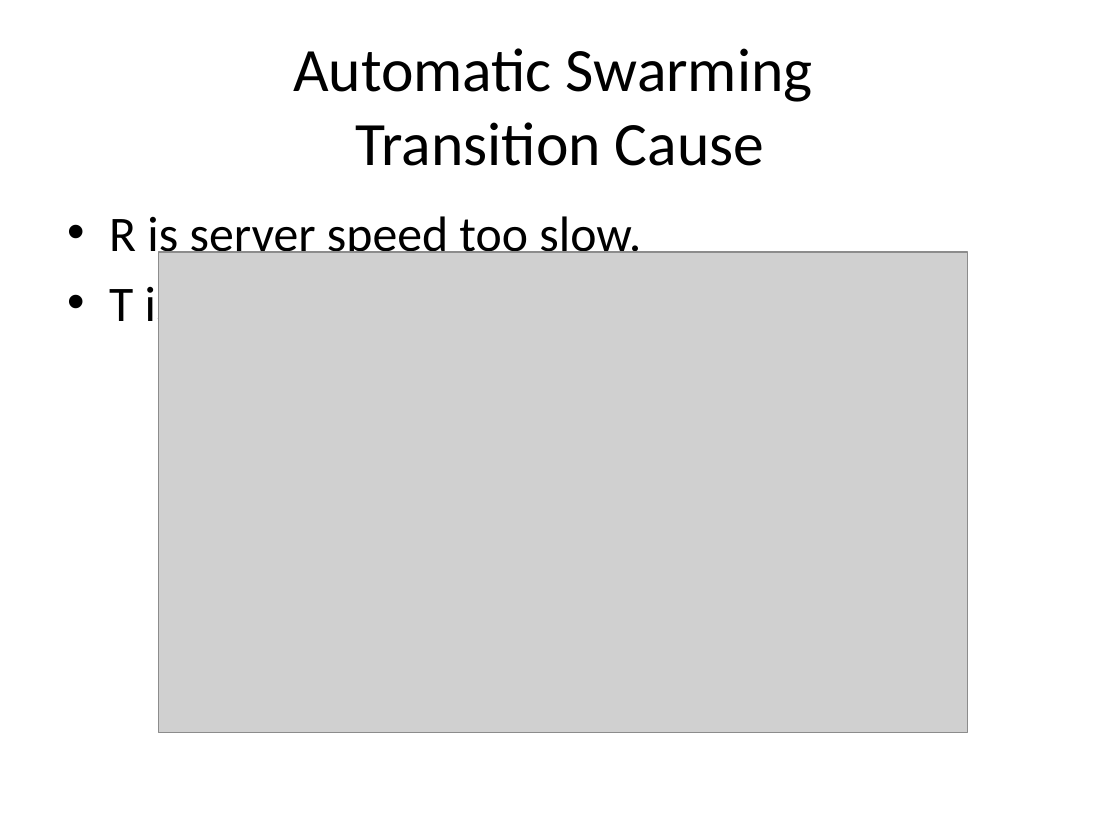
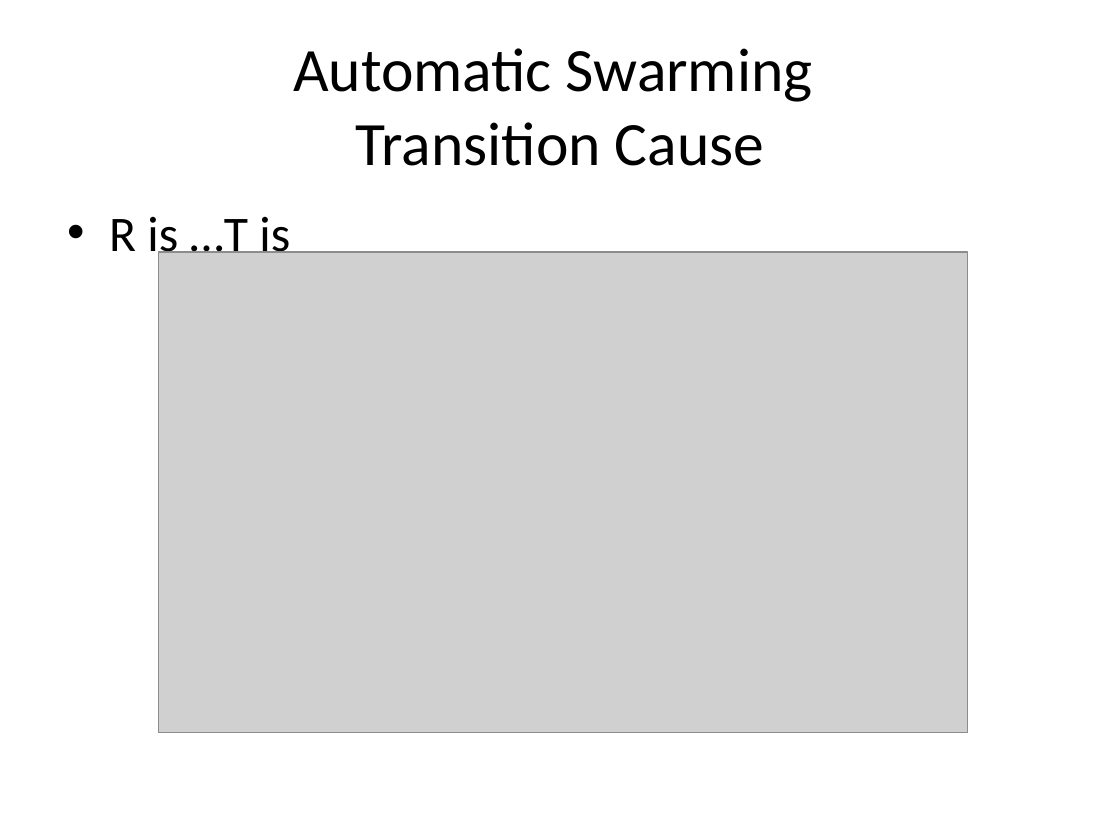
Before and after one commit to rdp/p2pwebclient, a slide deck: slide 20 of thesis_presentation/How to Make the Internet Faster.pptx. Drawn at 1120x840 pixels with LibreOffice and Linux fonts; fonts in the diff are those of the drawing; grey boxes stand for pictures. Boxes give left, top, right and bottom in pixels: in the first picture for what was removed or moved away, otherwise in the second. Text is boxed around its words. In the diff, an @@ line names an element or a change of style, - is before the commit and + after.

```diff
--- a/thesis_presentation/How to Make the Internet Faster.pptx
+++ b/thesis_presentation/How to Make the Internet Faster.pptx
@@ text at box(109, 216, 290, 263): text changed @@
-• R is server speed too slow.
-• T is
+• R is …T is
```
Also in this commit, not shown: 21 other slides changed, 1 other file.
